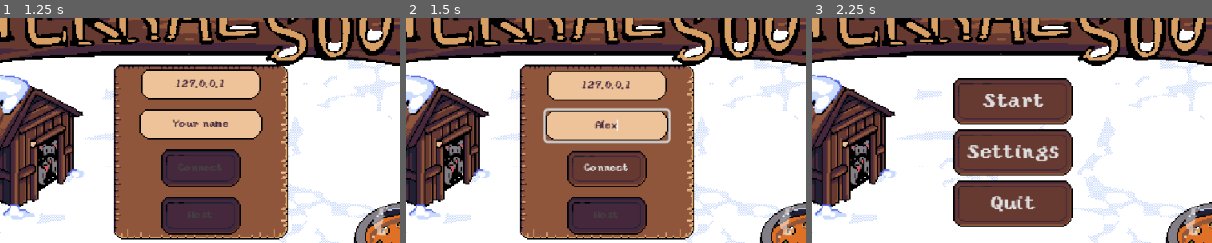
Above: before the commit, frames 1-3 (left to right).
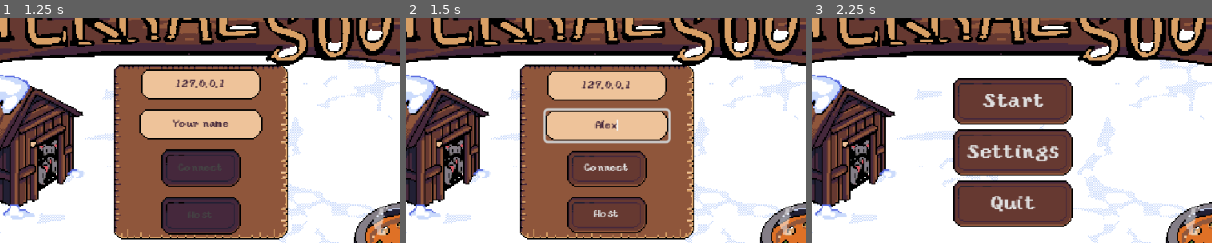
Above: after the commit, the same moments.

Repository: 0xspiderr/itec-2026
Game: Godot game, scene res://_start_menu/startScene.tscn
Two runs of this game, one before a commit and one after it. Both use one fixed random seed, a clock stepped at 60 frames per second and the inputs below.
Inputs (mouse positions are % of the whole screen's width and height, from its top left):
- Up to frame 1 (1.25 s): click "Start" at 0.5 s
- Up to frame 2 (1.5 s): click (50, 44) at 1.27 s; type "Alex" at 1.35 s
- Up to frame 3 (2.25 s): click (95, 92) at 2 s
The pictures show only the part of the screen within x 25-75%, y 20-70%; the shares and areas given below are measured in that part.

Frame 1 is identical in both runs. In frame 2, 3.0% of the frame differs, in the area x 40-61%, y 80-97%; in frame 3, nothing differs.

Commit message:
updated logic for connection

Diff:
--- a/_mainMenu/main_menu.gd
+++ b/_mainMenu/main_menu.gd
@@ -22,7 +22,7 @@
 	else:
 		connect_button.disabled = false
 
-	if ip_addres.text.is_empty() and not name_player.text.is_empty():
+	if not name_player.text.is_empty():
 		host_button.disabled = false
 	else:
 		host_button.disabled = true
